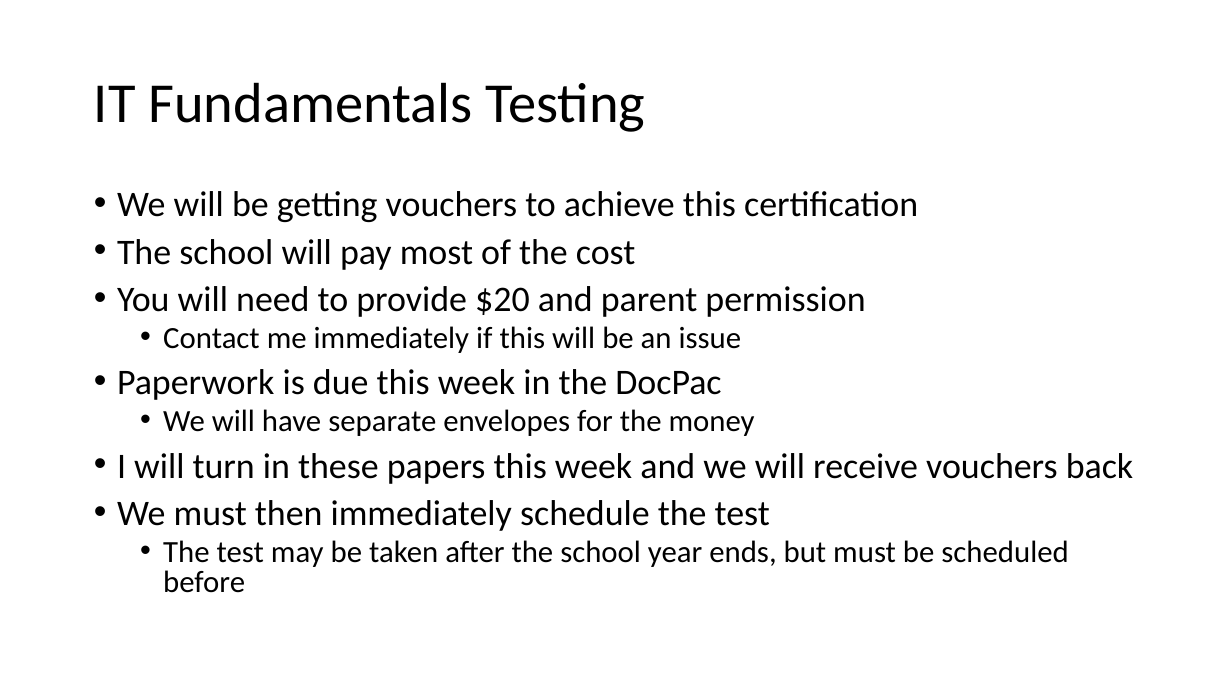
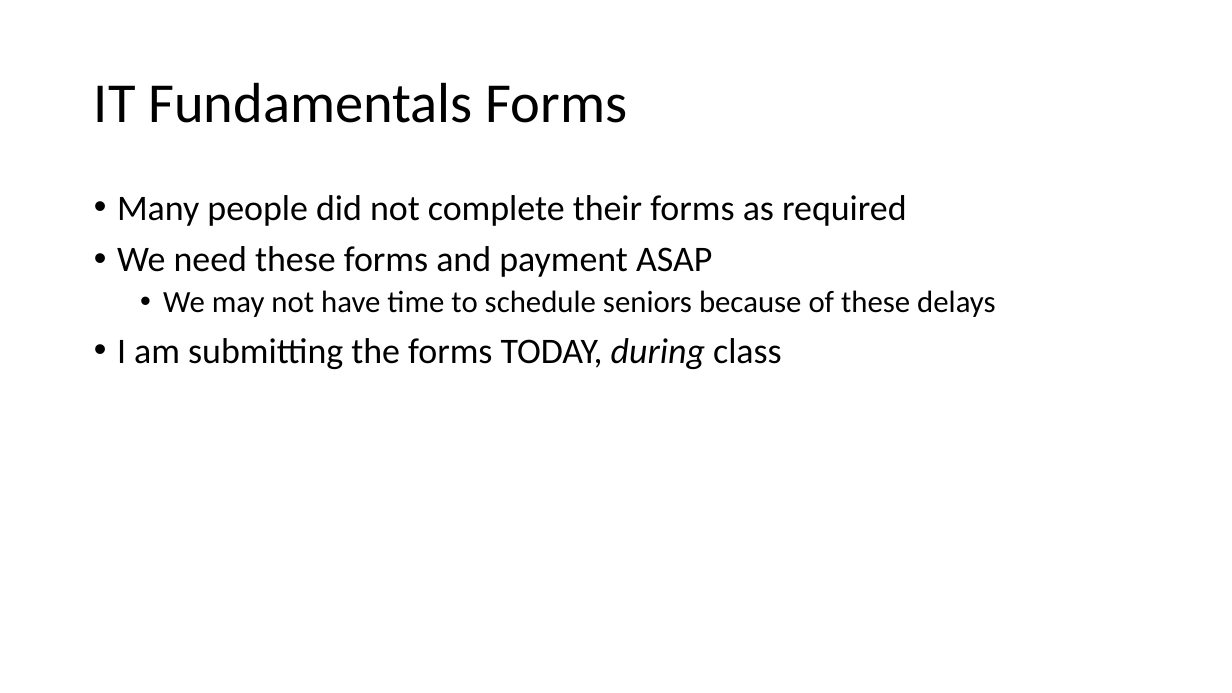
Before and after one commit to parke2023059/docpacs2223, a slide deck: slide 3 of docpac_32270423/Weekly Review.pptx (slide 5 before the commit). Drawn at 1232x693 pixels with LibreOffice and Linux fonts; fonts in the diff are those of the drawing. Boxes give left, top, right and bottom in pixels: in the first picture for what was removed or moved away, otherwise in the second. Text is boxed around its words. In the diff, an @@ line names an element or a change of style, - is before the commit and + after.

```diff
--- a/docpac_32270423/Weekly Review.pptx
+++ b/docpac_32270423/Weekly Review.pptx
@@ title at (94,82,628,123): text changed @@
-IT Fundamentals Testing
+IT Fundamentals Forms
@@ text at (117,195,995,369): text changed @@
-• We will be getting vouchers to achieve this certification
-• The school will pay most of the cost
-• You will need to provide $20 and parent permission
-  • Contact me immediately if this will be an issue
-• Paperwork is due this week in the DocPac
-  • We will have separate envelopes for the money
-• I will turn in these papers this week and we will receive vouchers back
-• We must then immediately schedule the test
-  • The test may be taken after the school year ends, but must be scheduled before
+• Many people did not complete their forms as required
+• We need these forms and payment ASAP
+  • We may not have time to schedule seniors because of these delays
+• I am submitting the forms TODAY, during class
```
Also in this commit, not shown: 1 other slide changed, 2 slides added, 3 slides removed, 4 other files.
